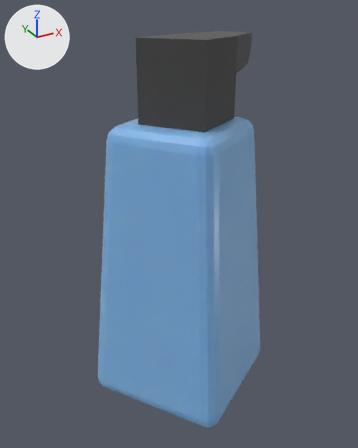
Two versions of the Blender file Game 2/Assets/Blender Imports/Hand Soap.blend, one commit apart.
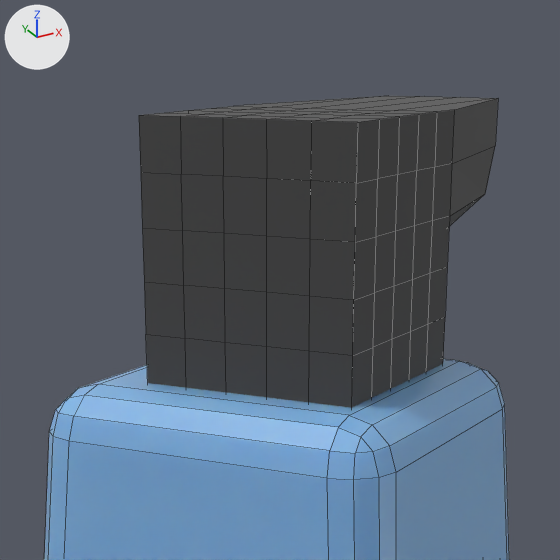
There are two pictures of each version: one whole from a 50 mm camera at (-0.157, -0.27, 0.287) aimed at (0.005, 0.025, 0.139), one close up on the part from 25% to 76% of the width and 0% to 41% of the height. The lights are fixed; the arrows at upper left show +X, +Y and +Z. The close-ups show mesh edges as thin lines.

The scene before the commit, as lines of its bpy script (objects in view):
```python
me_cube_249 = bpy.data.meshes.new('Cube.249')
me_cube_249.from_pydata(...)  # 96 vertices, 98 faces; spans x -0.07..0.07, y -0.067..0.144, z -0.07..0.07
me_cube_249.materials.append(mat_blue_icing)  # blue #87bae7
me_cube_250 = bpy.data.meshes.new('Cube.250')
me_cube_250.from_pydata(...)  # 152 vertices, 150 faces; spans x -0.0252..0.0798, y -0.0541..0.0, z -0.0591..0.028
me_cube_250.materials.append(mat_material_001)  # grey #777777
ob_bottle = bpy.data.objects.new('Bottle', me_cube_249)
ob_bottle.location = (0.0073, 0.0237, 0.0709)
ob_bottle.rotation_euler = (1.571, 0.0, 0.0)  # degrees (90, 0, 0)
ob_cap = bpy.data.objects.new('Cap', me_cube_250)
ob_cap.location = (0.0015, 0.016, 0.2688)
ob_cap.rotation_euler = (1.571, 0.0, 0.0)  # degrees (90, 0, 0)
```
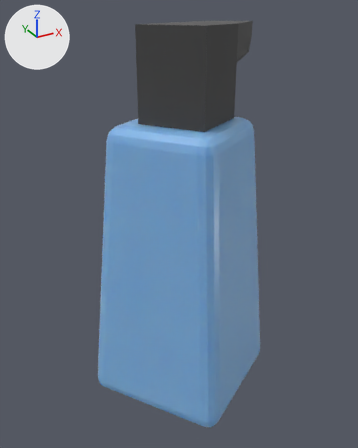
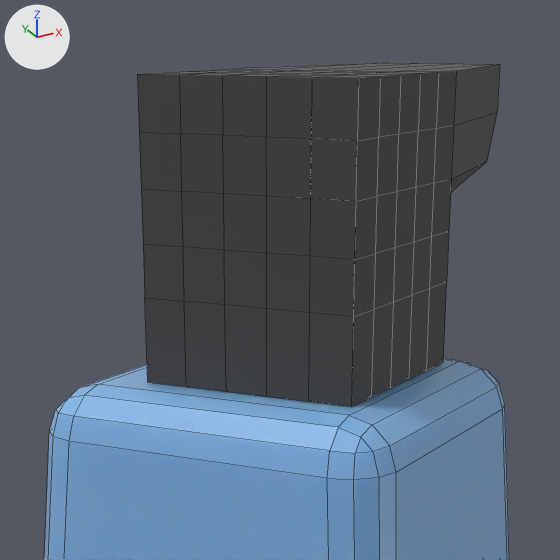
What differs and where, as boxes [x1, y1, x2, y2] in the close-ups (560 x 560 px; the box of a moved part takes in the faces that stretch with it):
'Cap', reshaped, moved (10% taller): before [139, 96, 498, 408]; after [137, 63, 500, 407]
part 1 of me_cube_250, moved or reshaped: before [146, 318, 445, 408]; after [145, 283, 447, 407]
part 2 of me_cube_250, moved or reshaped: before [139, 96, 498, 356]; after [137, 63, 500, 317]

What changed in the scene script:
```text
Change me_cube_250:
    where me_cube_250.from_pydata(...)  # 152 vertices, 150 faces; spans x -0.0252..0.0798, y -0.0541..0.0, z -0.0591..0.028
    used by ob_cap; location = (0.0015, 0.016, 0.2688); rotation_euler = (1.571, 0.0, 0.0), in degrees (90, 0, 0)
    me_cube_250 part 1: all 36 vertices in x -0.0252..0.0413, y -0.0541, z -0.0386..0.028 are moved by (0.0, 0.0397, 0.0)
    me_cube_250 part 2: all 116 vertices in x -0.0252..0.0798, y -0.0433..0.0, z -0.0591..0.028 are moved by (0.0, 0.0466, 0.0)
Change ob_cap:
    ob_cap.location: (0.0015, 0.016, 0.2688) -> (0.0015, 0.016, 0.2298)
```
